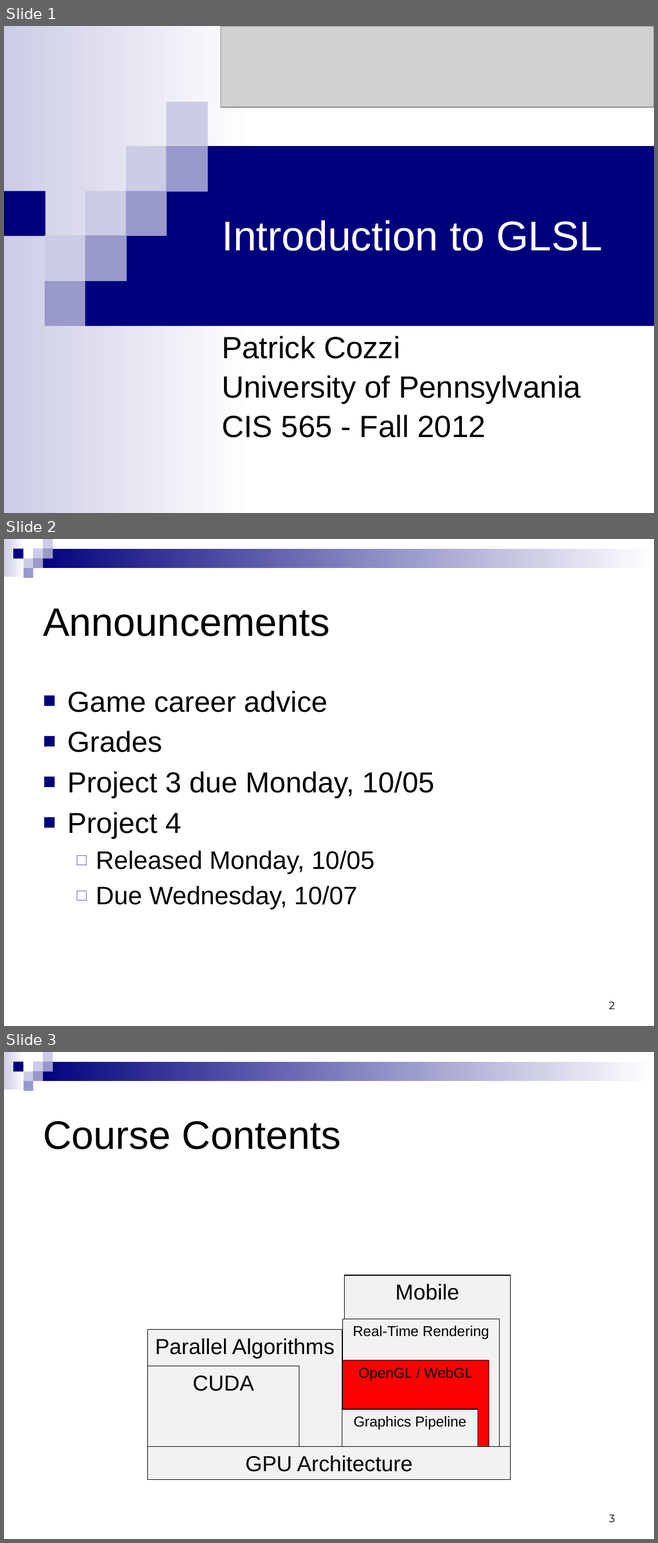
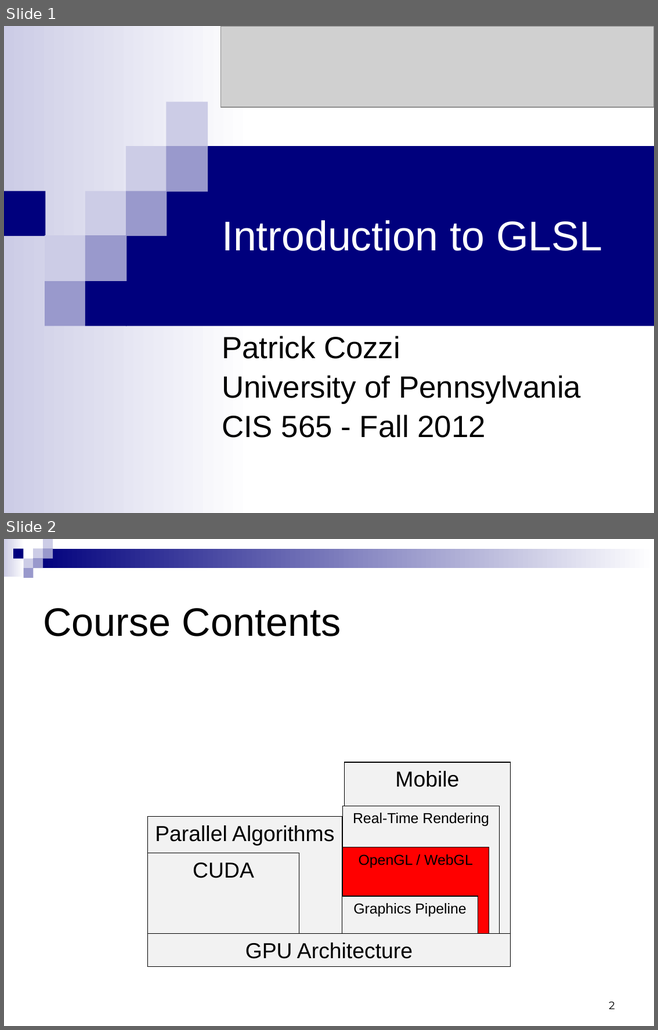
Before and after one commit to CIS565-Fall-2012/cis565-fall-2012.github.com, a slide deck: lectures/11-01-GLSL-Introduction.pptx. Shown one above the other, each under a label of ours: slides 1, 2 and 3 before the commit, slides 1 and 2 after it. The pictures are 658x1543 and 658x1030 pixels, drawn with LibreOffice and Linux fonts; fonts in the diff are those of the drawing; grey boxes stand for pictures. Boxes give left, top, right and bottom in pixels: in the first picture for what was removed or moved away, otherwise in the second. Text is boxed around its words. In the diff, an @@ line names an element or a change of style, - is before the commit and + after.

```diff
--- a/lectures/11-01-GLSL-Introduction.pptx
+++ b/lectures/11-01-GLSL-Introduction.pptx
@@ slide 2 removed at (x1=4, y1=539, x2=654, y2=1026), background #FFFFFF; not listed: 9 template elements that a slide beside it also shows @@
@@ title removed at (x1=43, y1=609, x2=329, y2=636) @@
-Announcements
@@ text removed at (x1=67, y1=691, x2=434, y2=910) @@
-■ Game career advice
-■ Grades
-■ Project 3 due Monday, 10/05
-■ Project 4
-  ◻ Released Monday, 10/05
-  ◻ Due Wednesday, 10/07
@@ page number removed at (x1=608, y1=1002, x2=615, y2=1009) @@
-2
@@ what was slide 3 is now slide 2 @@
@@ page number at (x1=608, y1=1002, x2=615, y2=1009): text changed @@
-3
+2
```
Also in this commit, not shown: 1 slide changed, 1 other file.
